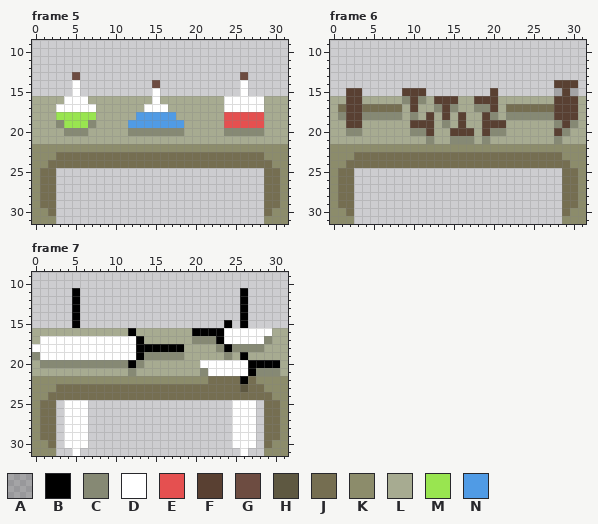
Two versions of one pixel-art file, Assets/Art/Environment/Props/Table/Ase_Env_Prop_Table.aseprite. The picture above is the old version.
32x32 pixels, 7 frames. Colours within 5 levels of each other are drawn and written as one. Shown: frame 5: x 0..31, y 9..31; frame 6: x 0..31, y 9..31; frame 7: x 0..31, y 9..31. The commit also changed other frames, which this record leaves out.
Palette (. is transparent): A #00000033  B #000000  C #868974  D #ffffff  E #e55050  F #594032  G #6d4c41  H #5e5841  J #756e51  K #8c8c6b  L #a7ab91  M #99e550  N #509be5
And afterwards:
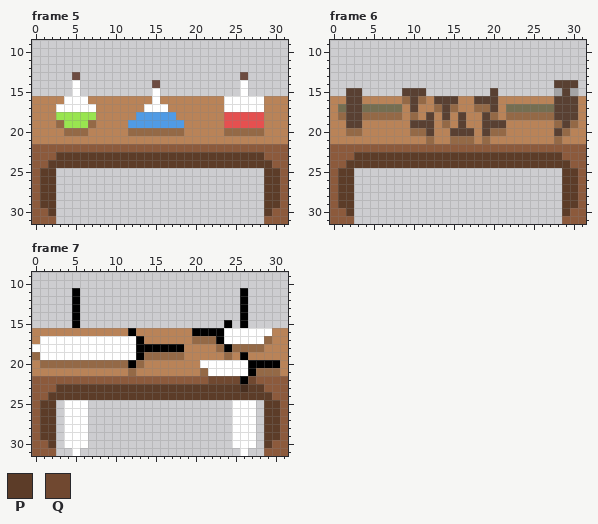
Colours new in this view: P #5c3c28  Q #704830
From the commit log: Added Props to Beach Scene
From old to new:
colour C: #868974 -> #946946
colour H: #5e5841 -> #4a3020
colour K: #8c8c6b -> #8c5a3c
colour L: #a7ab91 -> #b98358
Changed rows in their new state; - is a pixel that keeps its letter.
Frame 5, layer "Table":
first column x 1:
23 --PPPPPPPPPPPPPPPPPPPPPPPPPP--
24 -PPPPPPPPPPPPPPPPPPPPPPPPPPPP-
25 PP--------------------------PP
26 PP--------------------------PP
27 PP--------------------------PP
28 PP--------------------------PP
29 PP--------------------------PP
30 -P--------------------------P-
Frame 6, layer "Table": the same change as frame 5
Frame 7, layer "Table":
first column x 1:
22 ---------------------QQQQ-Q---
23 --PPPPPPPPPPPPPPPPPPPPPPP-PP--
24 -PPPPPPPPPPPPPPPPPPPPPPPPPPPP-
25 PP--------------------------PP
26 PP--------------------------PP
27 PP--------------------------PP
28 PP--------------------------PP
29 PP--------------------------PP
30 -P--------------------------P-
